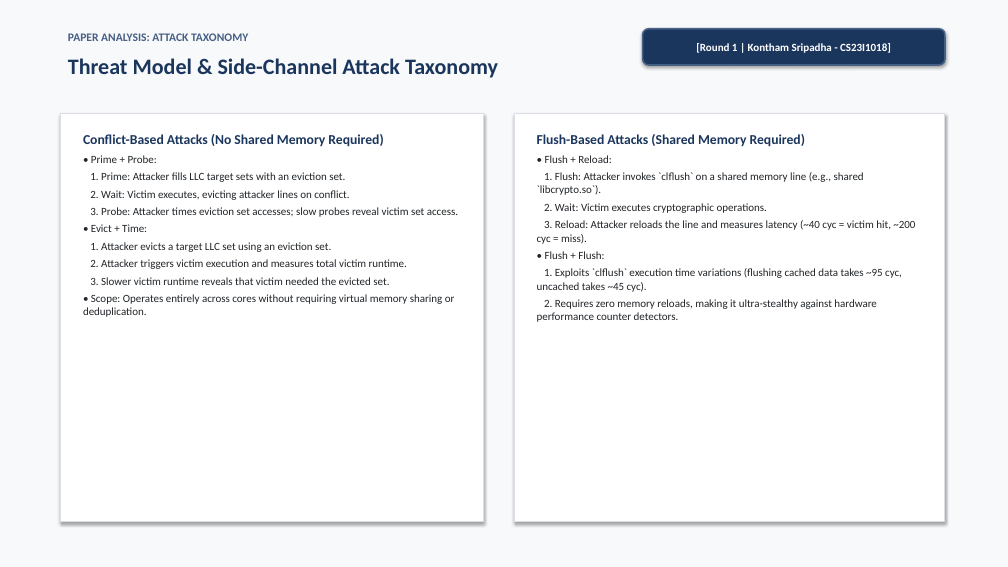
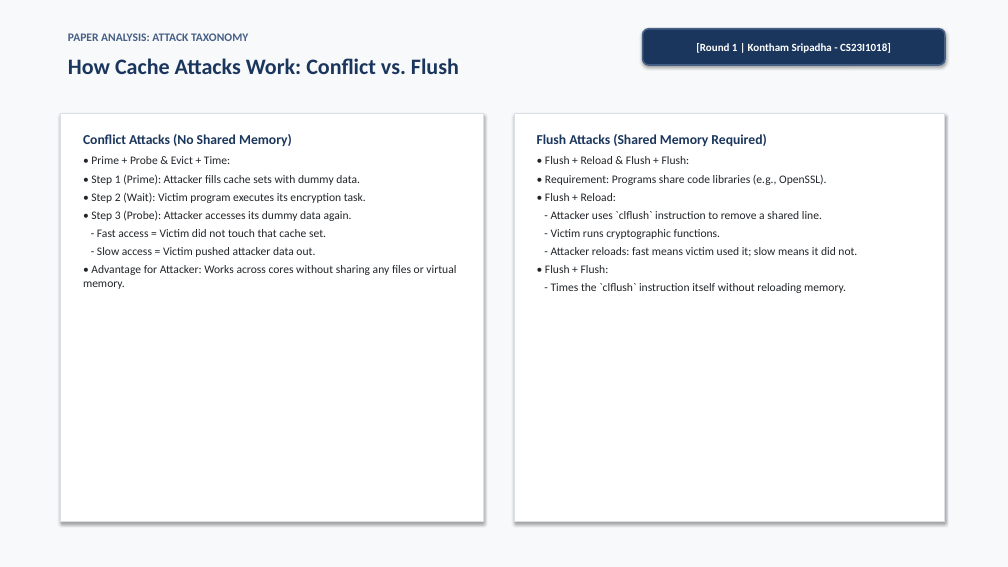
Before and after one commit to Sripadh16/IS-project, a slide deck: slide 3 of TreasureCache_Presentation.pptx. Drawn at 1008x567 pixels with LibreOffice and Linux fonts; fonts in the diff are those of the drawing. Boxes give left, top, right and bottom in pixels: in the first picture for what was removed or moved away, otherwise in the second. Text is boxed around its words. In the diff, an @@ line names an element or a change of style, - is before the commit and + after.

Commit message:
Streamline presentation script and slides into concise plain-English format without losing context

```diff
--- a/TreasureCache_Presentation.pptx
+++ b/TreasureCache_Presentation.pptx
@@ text at (68,58,459,74): text changed @@
-Threat Model & Side-Channel Attack Taxonomy
+How Cache Attacks Work: Conflict vs. Flush
@@ text at (83,134,456,289): text changed; size 10.5 to 11 pt @@
-Conflict-Based Attacks (No Shared Memory Required)
-• Prime + Probe:
-1. Prime: Attacker fills LLC target sets with an eviction set.
-2. Wait: Victim executes, evicting attacker lines on conflict.
-3. Probe: Attacker times eviction set accesses; slow probes reveal victim set access.
-• Evict + Time:
-1. Attacker evicts a target LLC set using an eviction set.
-2. Attacker triggers victim execution and measures total victim runtime.
-3. Slower victim runtime reveals that victim needed the evicted set.
-• Scope: Operates entirely across cores without requiring virtual memory sharing or deduplication.
+Conflict Attacks (No Shared Memory)
+• Prime + Probe & Evict + Time:
+• Step 1 (Prime): Attacker fills cache sets with dummy data.
+• Step 2 (Wait): Victim program executes its encryption task.
+• Step 3 (Probe): Attacker accesses its dummy data again.
+- Fast access = Victim did not touch that cache set.
+- Slow access = Victim pushed attacker data out.
+• Advantage for Attacker: Works across cores without sharing any files or virtual memory.
@@ text at (537,134,826,185): text changed; size 13 to 11 pt; text colour #1B365D to #212529; bold off @@
-Flush-Based Attacks (Shared Memory Required)
+Flush Attacks (Shared Memory Required)
+• Flush + Reload & Flush + Flush:
+• Requirement: Programs share code libraries (e.g., OpenSSL).
@@ text at (545,193,616,273): size 10.5 to 11 pt in "• Flush + Reload:", "• Flush + Flush:" @@
@@ text at (551,211,857,257): text changed; size 10.5 to 11 pt @@
-1. Flush: Attacker invokes `clflush` on a shared memory line (e.g., shared `libcrypto.so`).
-2. Wait: Victim executes cryptographic operations.
-3. Reload: Attacker reloads the line and measures latency (~40 cyc = victim hit, ~200 cyc = miss).
+- Attacker uses `clflush` instruction to remove a shared line.
+- Victim runs cryptographic functions.
+- Attacker reloads: fast means victim used it; slow means it did not.
@@ text at (551,283,846,293): text changed; size 10.5 to 11 pt @@
-1. Exploits `clflush` execution time variations (flushing cached data takes ~95 cyc, uncached takes ~45 cyc).
-2. Requires zero memory reloads, making it ultra-stealthy against hardware performance counter detectors.
+- Times the `clflush` instruction itself without reloading memory.
```
Also in this commit, not shown: 19 other slides changed, 5 other files.
